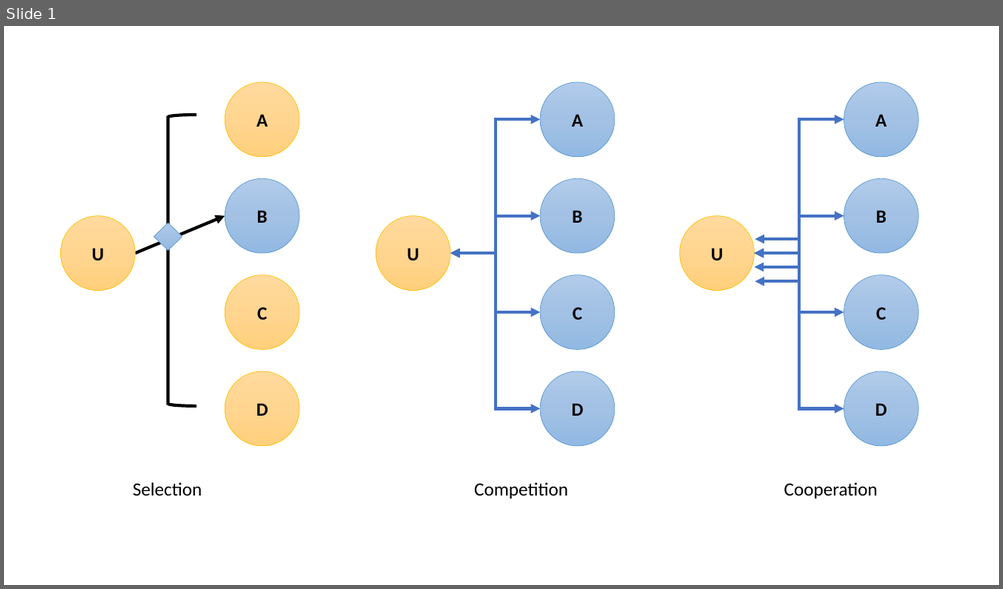
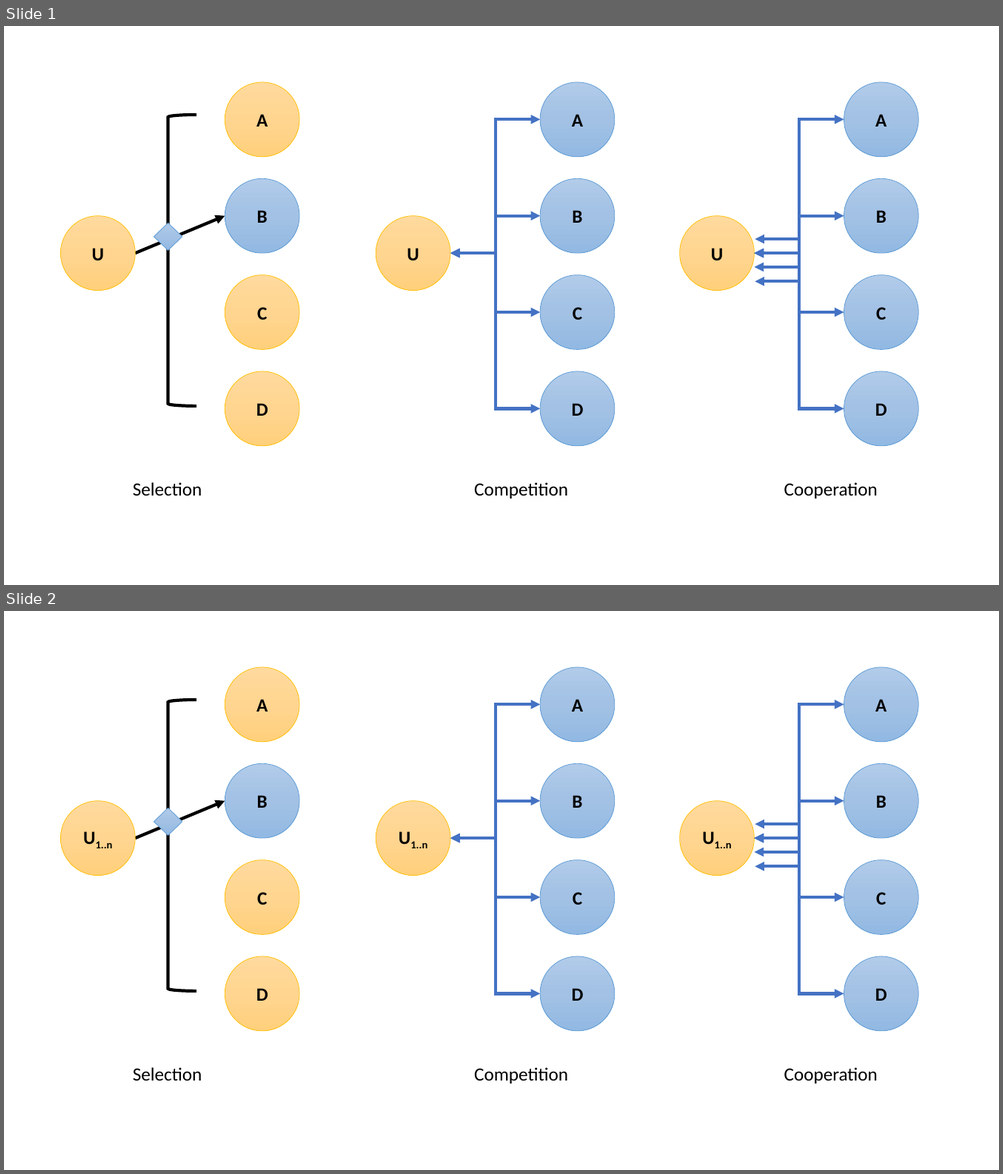
Before and after one commit to cyberaide/paper-frontiers, a slide deck: images/nist-analytics-processes.pptx. Shown one above the other, each under a label of ours: slide 1 before the commit, slides 1 and 2 after it. The pictures are 1003x589 and 1003x1174 pixels, drawn with LibreOffice and Linux fonts; fonts in the diff are those of the drawing. Boxes give left, top, right and bottom in pixels: in the first picture for what was removed or moved away, otherwise in the second. Text is boxed around its words. In the diff, an @@ line names an element or a change of style, - is before the commit and + after.

```diff
--- a/images/nist-analytics-processes.pptx
+++ b/images/nist-analytics-processes.pptx
@@ slide 2 added at (x1=4, y1=611, x2=999, y2=1170), background #FFFFFF @@
@@ ellipse added at (x1=225, y1=667, x2=299, y2=741), fill gradient #FFDB9E to #FFD590 to #FFD07C, outline #FFC000 0.5 pt, 18 pt, text #000000, bold @@
+A
@@ ellipse added at (x1=540, y1=667, x2=614, y2=741), fill gradient #B1CBE9 to #A3C1E5 to #93B9E4, outline #5B9BD5 0.5 pt, 18 pt, text #000000, bold @@
+A
@@ ellipse added at (x1=844, y1=667, x2=919, y2=741), fill gradient #B1CBE9 to #A3C1E5 to #93B9E4, outline #5B9BD5 0.5 pt, 18 pt, text #000000, bold @@
+A
@@ left bracket added at (x1=168, y1=700, x2=196, y2=991), outline #000000 3 pt @@
@@ elbow double arrow added from (450, 839) to (540, 704), #4472C4 3 pt @@
@@ elbow double arrow added from (754, 839) to (844, 704), #4472C4 3 pt @@
@@ ellipse added at (x1=225, y1=764, x2=299, y2=839), fill gradient #B1CBE9 to #A3C1E5 to #93B9E4, outline #5B9BD5 0.5 pt, 18 pt, text #000000, bold @@
+B
@@ ellipse added at (x1=540, y1=764, x2=614, y2=839), fill gradient #B1CBE9 to #A3C1E5 to #93B9E4, outline #5B9BD5 0.5 pt, 18 pt, text #000000, bold @@
+B
@@ ellipse added at (x1=844, y1=764, x2=919, y2=839), fill gradient #B1CBE9 to #A3C1E5 to #93B9E4, outline #5B9BD5 0.5 pt, 18 pt, text #000000, bold @@
+B
@@ ellipse added at (x1=61, y1=801, x2=135, y2=876), fill gradient #FFDB9E to #FFD590 to #FFD07C, outline #FFC000 0.5 pt, 18 pt, text #000000, bold @@
+U1..n
@@ arrow added from (135, 839) to (225, 801), #000000 3 pt @@
@@ diamond added at (x1=154, y1=808, x2=182, y2=835), fill gradient #B1CBE9 to #A3C1E5 to #93B9E4, outline #5B9BD5 0.5 pt @@
@@ ellipse added at (x1=375, y1=801, x2=450, y2=876), fill gradient #FFDB9E to #FFD590 to #FFD07C, outline #FFC000 0.5 pt, 18 pt, text #000000, bold @@
+U1..n
@@ elbow double arrow added from (450, 839) to (540, 801), #4472C4 3 pt @@
@@ ellipse added at (x1=679, y1=801, x2=754, y2=876), fill gradient #FFDB9E to #FFD590 to #FFD07C, outline #FFC000 0.5 pt, 18 pt, text #000000, bold @@
+U1..n
@@ elbow double arrow added from (754, 839) to (844, 801), #4472C4 3 pt @@
@@ arrow added from (799, 824) to (754, 824), #4472C4 3 pt @@
@@ elbow double arrow added from (450, 839) to (540, 897), #4472C4 3 pt @@
@@ elbow double arrow added from (450, 839) to (540, 994), #4472C4 3 pt @@
@@ elbow double arrow added from (754, 839) to (844, 897), #4472C4 3 pt @@
@@ elbow double arrow added from (754, 839) to (844, 994), #4472C4 3 pt @@
@@ arrow added from (798, 852) to (754, 852), #4472C4 3 pt @@
@@ ellipse added at (x1=225, y1=860, x2=299, y2=935), fill gradient #FFDB9E to #FFD590 to #FFD07C, outline #FFC000 0.5 pt, 18 pt, text #000000, bold @@
+C
@@ ellipse added at (x1=540, y1=860, x2=614, y2=935), fill gradient #B1CBE9 to #A3C1E5 to #93B9E4, outline #5B9BD5 0.5 pt, 18 pt, text #000000, bold @@
+C
@@ arrow added from (799, 867) to (754, 867), #4472C4 3 pt @@
@@ ellipse added at (x1=844, y1=860, x2=919, y2=935), fill gradient #B1CBE9 to #A3C1E5 to #93B9E4, outline #5B9BD5 0.5 pt, 18 pt, text #000000, bold @@
+C
@@ ellipse added at (x1=225, y1=957, x2=299, y2=1031), fill gradient #FFDB9E to #FFD590 to #FFD07C, outline #FFC000 0.5 pt, 18 pt, text #000000, bold @@
+D
@@ ellipse added at (x1=540, y1=957, x2=614, y2=1031), fill gradient #B1CBE9 to #A3C1E5 to #93B9E4, outline #5B9BD5 0.5 pt, 18 pt, text #000000, bold @@
+D
@@ ellipse added at (x1=844, y1=957, x2=919, y2=1031), fill gradient #B1CBE9 to #A3C1E5 to #93B9E4, outline #5B9BD5 0.5 pt, 18 pt, text #000000, bold @@
+D
@@ text added at (x1=133, y1=1068, x2=202, y2=1081), 18 pt, text #000000 @@
+Selection
@@ text added at (x1=474, y1=1068, x2=568, y2=1084), 18 pt, text #000000 @@
+Competition
@@ text added at (x1=784, y1=1068, x2=877, y2=1084), 18 pt, text #000000 @@
+Cooperation
```
Also in this commit, not shown: 2 other files.
